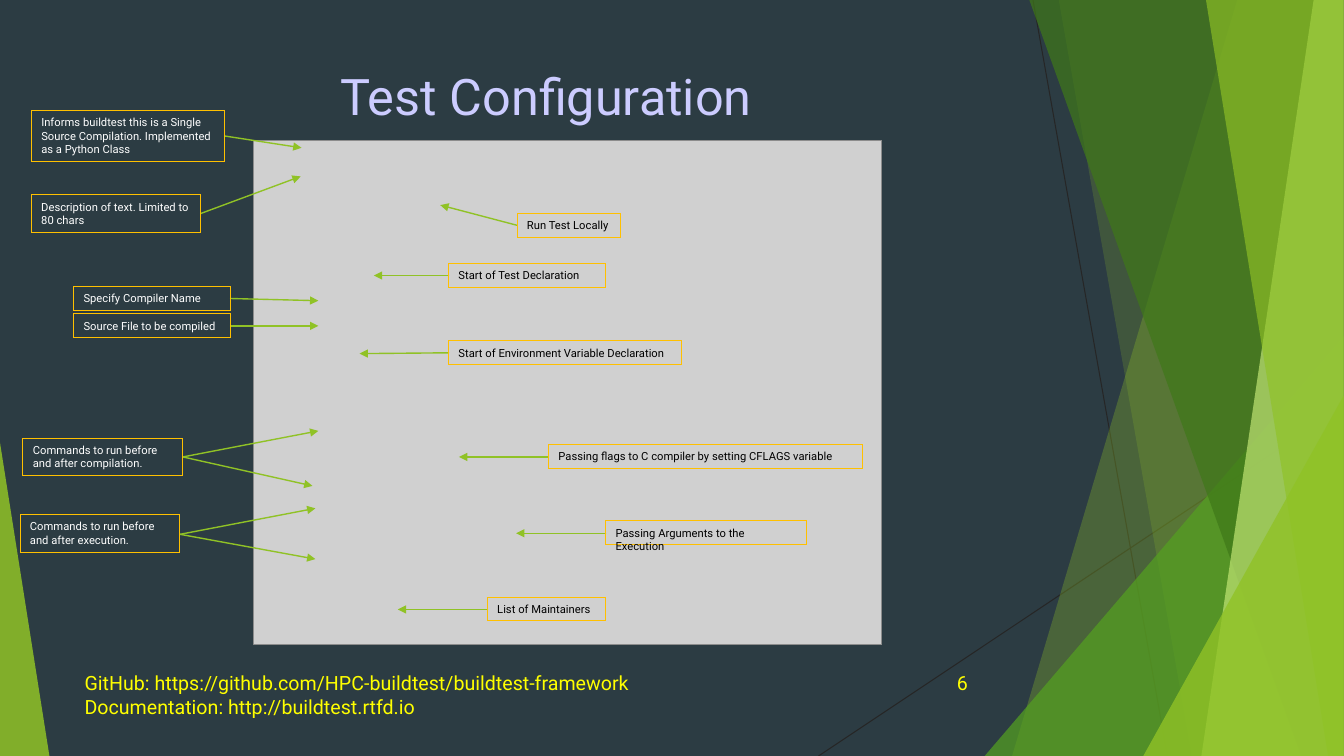
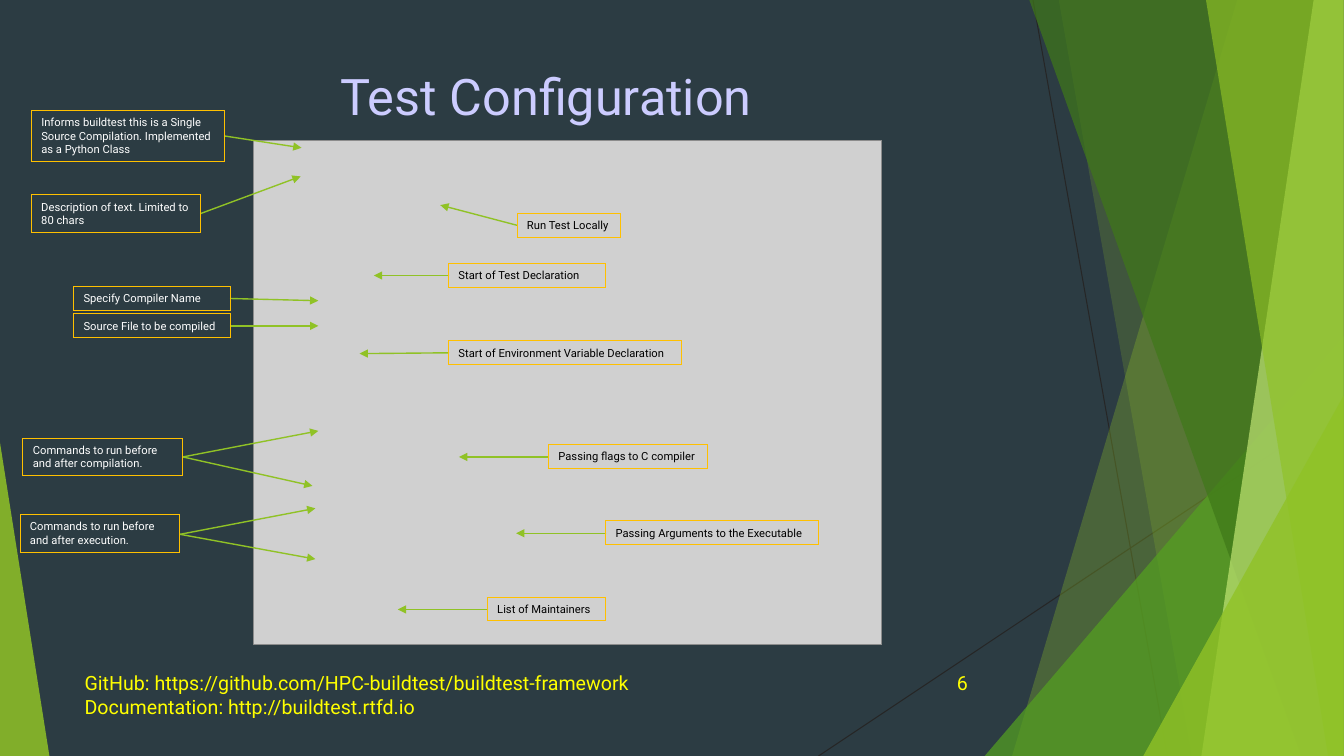
Before and after one commit to buildtesters/buildtest, a slide deck: slide 6 of docs/slides/buildtest-fosdem20.pptx. Drawn at 1344x756 pixels with LibreOffice and Linux fonts; fonts in the diff are those of the drawing; grey boxes stand for pictures. Boxes give left, top, right and bottom in pixels: in the first picture for what was removed or moved away, otherwise in the second. Text is boxed around its words. In the diff, an @@ line names an element or a change of style, - is before the commit and + after.

```diff
--- a/docs/slides/buildtest-fosdem20.pptx
+++ b/docs/slides/buildtest-fosdem20.pptx
@@ rectangle "Passing flags to C compiler": place and size @@
-rectangle "Passing flags to C compiler" at [548,445,863,469]
+rectangle "Passing flags to C compiler" at [548,445,708,469]
@@ text in rectangle at [558,451,695,463]: text changed @@
-Passing flags to C compiler by setting CFLAGS variable
+Passing flags to C compiler
@@ rectangle "Passing Arguments to the Executable": place and size @@
-rectangle "Passing Arguments to the Executable" at [606,521,807,545]
+rectangle "Passing Arguments to the Executable" at [606,521,819,545]
@@ text in rectangle at [616,528,802,540]: text changed @@
-Passing Arguments to the Execution
+Passing Arguments to the Executable
```
Also in this commit, not shown: 3 other slides changed, 2 other files.
